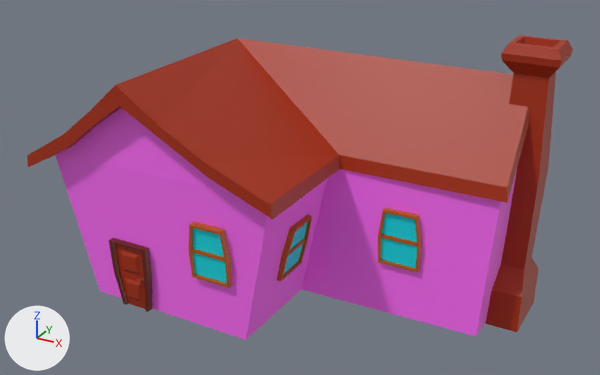
An edit to the FBX model Documentacao/Modelos/Cenário/Modelos3D/Lucas/Prefabs/Casas/Casa1.fbx, drawn before and after from the same camera.
Both versions are drawn from a camera (50 mm lens) standing at (13.7, -19.67, 13.2) and looking at (2.92, -0.07, 3.4). The axes (+X, +Y, +Z) are drawn at lower left. The lights are the same throughout. Where no turn or scale is listed for an object, it has been applied to the vertices.

The first picture shows 'Casa1'.
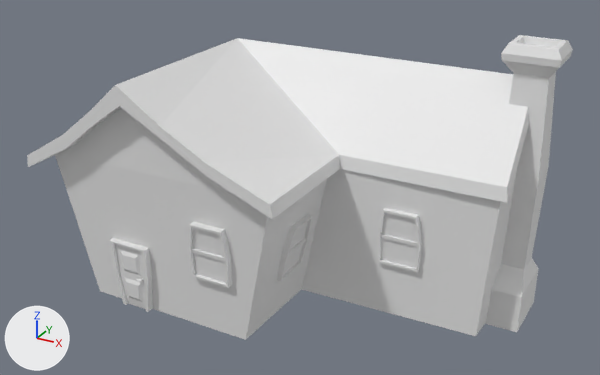
Where the newer file only moved an object's origin or applied its transform, the numbers keep the older frame.

What differs and where, as boxes (x1, y1, x2, y2) in the pictures (600 x 375 px):
```json
{"object": "Casa1", "change": "recoloured", "before": [27, 35, 573, 340], "after": [27, 35, 573, 340]}
```

Scene script edits in JSON lines:
```json
{"block": "me_cube_002", "where": "me_cube_002.from_pydata(...)  # 404 vertices, 360 faces; spans x -3.9..9.68, y -3.97..4.42, z 0.0..8.07"}
{"op": "remove", "block": "me_cube_002", "code": "me_cube_002.materials.append(mat_material)  # picture img_decoracaocidade_png"}
```
